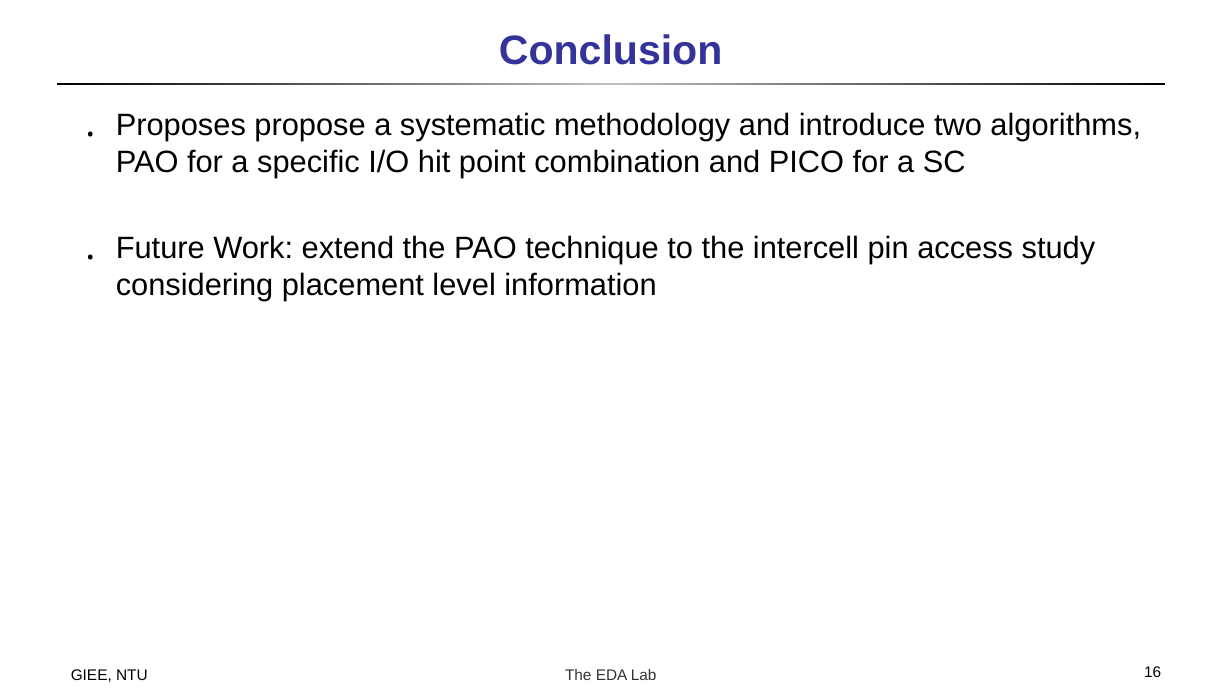
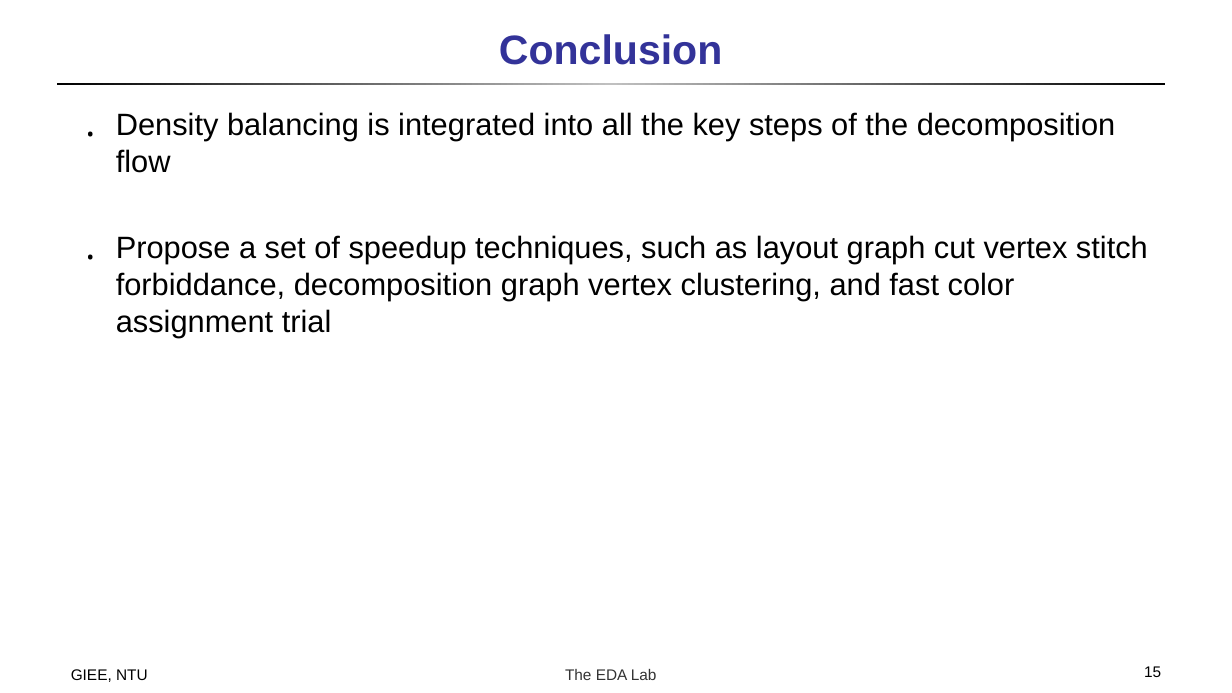
Before and after one commit to doctry/paper, a slide deck: slide 15 of Double Patterning/A High-Performance Triple Patterning Layout Decomposer.pptx (slide 16 before the commit). Drawn at 1232x693 pixels with LibreOffice and Linux fonts; fonts in the diff are those of the drawing. Boxes give left, top, right and bottom in pixels: in the first picture for what was removed or moved away, otherwise in the second. Text is boxed around its words. In the diff, an @@ line names an element or a change of style, - is before the commit and + after.

```diff
--- a/Double Patterning/A High-Performance Triple Patterning Layout Decomposer.pptx
+++ b/Double Patterning/A High-Performance Triple Patterning Layout Decomposer.pptx
@@ text at bbox=[116, 112, 1148, 338]: text changed @@
-․ Proposes propose a systematic methodology and introduce two algorithms, PAO for a specific I/O hit point combination and PICO for a SC
-․ Future Work: extend the PAO technique to the intercell pin access study considering placement level information
+․ Density balancing is integrated into all the key steps of the decomposition flow
+․ Propose a set of speedup techniques, such as layout graph cut vertex stitch forbiddance, decomposition graph vertex clustering, and fast color assignment trial
@@ page number at bbox=[1144, 666, 1161, 677]: text changed @@
-16
+15
```
Also in this commit, not shown: 4 other slides changed, 3 slides added, 4 slides removed, 1 other file.
